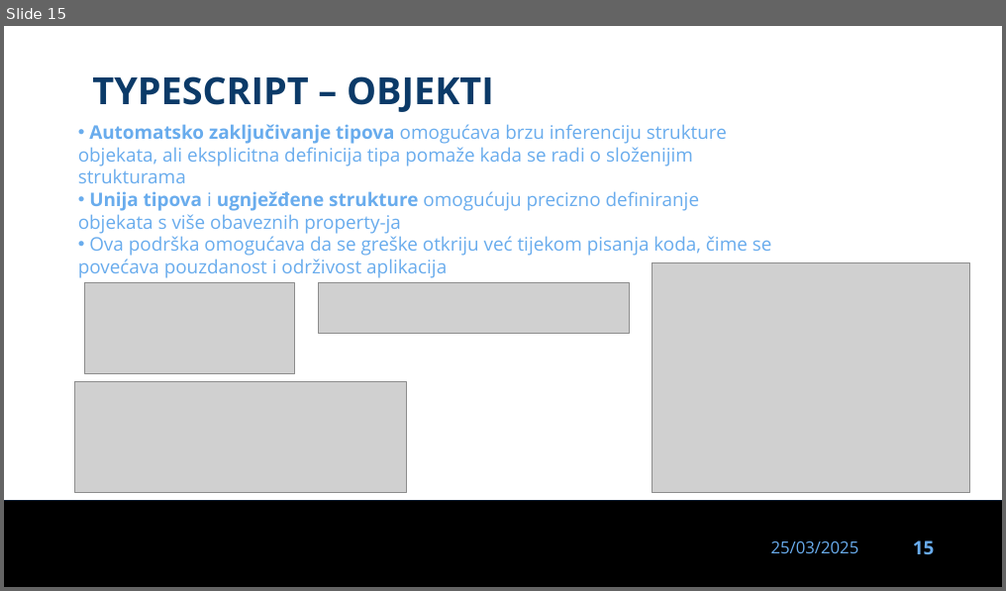
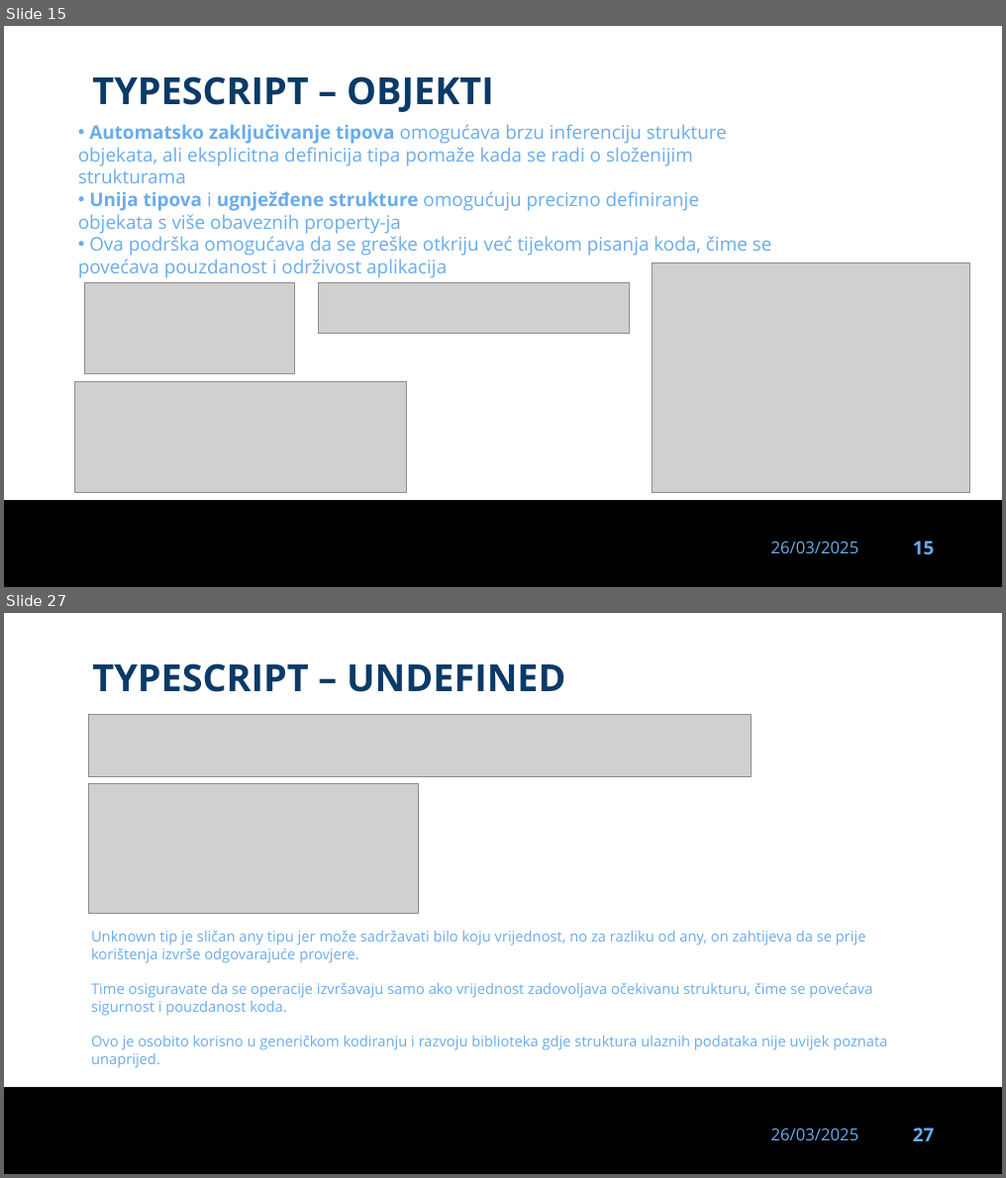
Before and after one commit to dinoDuvnjak/CTK, a slide deck: Bootcamp/typescript/typescript-uvod.pptx. Shown one above the other, each under a label of ours: slide 15 before the commit, slides 15 and 27 after it; the slides between them are not shown. The pictures are 1006x591 and 1006x1178 pixels, drawn with LibreOffice and Linux fonts; fonts in the diff are those of the drawing; grey boxes stand for pictures; background and template pictures are left out. Boxes give left, top, right and bottom in pixels: in the first picture for what was removed or moved away, otherwise in the second. Text is boxed around its words. In the diff, an @@ line names an element or a change of style, - is before the commit and + after.

Commit message:
typescript wip

```diff
--- a/Bootcamp/typescript/typescript-uvod.pptx
+++ b/Bootcamp/typescript/typescript-uvod.pptx
@@ slide 27 added at box(4, 613, 1002, 1174), background #FFFFFF; not listed: 3 template elements that a slide beside it also shows @@
@@ text added at box(92, 663, 565, 692), 36 pt, text #0B3A68, bold @@
+TYPESCRIPT – UNDEFINED
@@ picture added at box(88, 714, 751, 777) @@
@@ picture added at box(88, 784, 418, 914) @@
@@ text added at box(91, 931, 887, 1068), 14 pt, text #69ACED @@
+Unknown tip je sličan any tipu jer može sadržavati bilo koju vrijednost, no za razliku od any, on zahtijeva da se prije korištenja izvrše odgovarajuće provjere.
+Time osiguravate da se operacije izvršavaju samo ako vrijednost zadovoljava očekivanu strukturu, čime se povećava sigurnost i pouzdanost koda.
+Ovo je osobito korisno u generičkom kodiranju i razvoju biblioteka gdje struktura ulaznih podataka nije uvijek poznata unaprijed.
@@ slide 15 changed as well @@
@@ text at box(771, 542, 859, 554): text changed @@
-25/03/2025
+26/03/2025
```
Also in this commit, not shown: 14 other slides changed, 13 other slides added, 1 slide removed, 8 other files.
